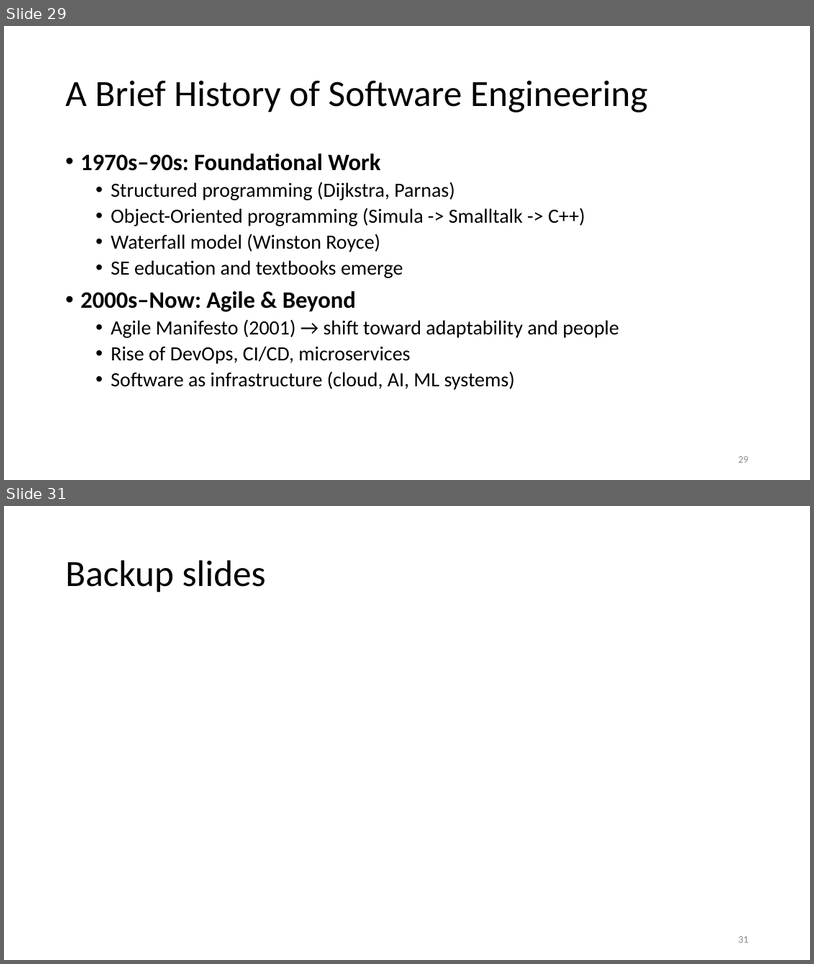
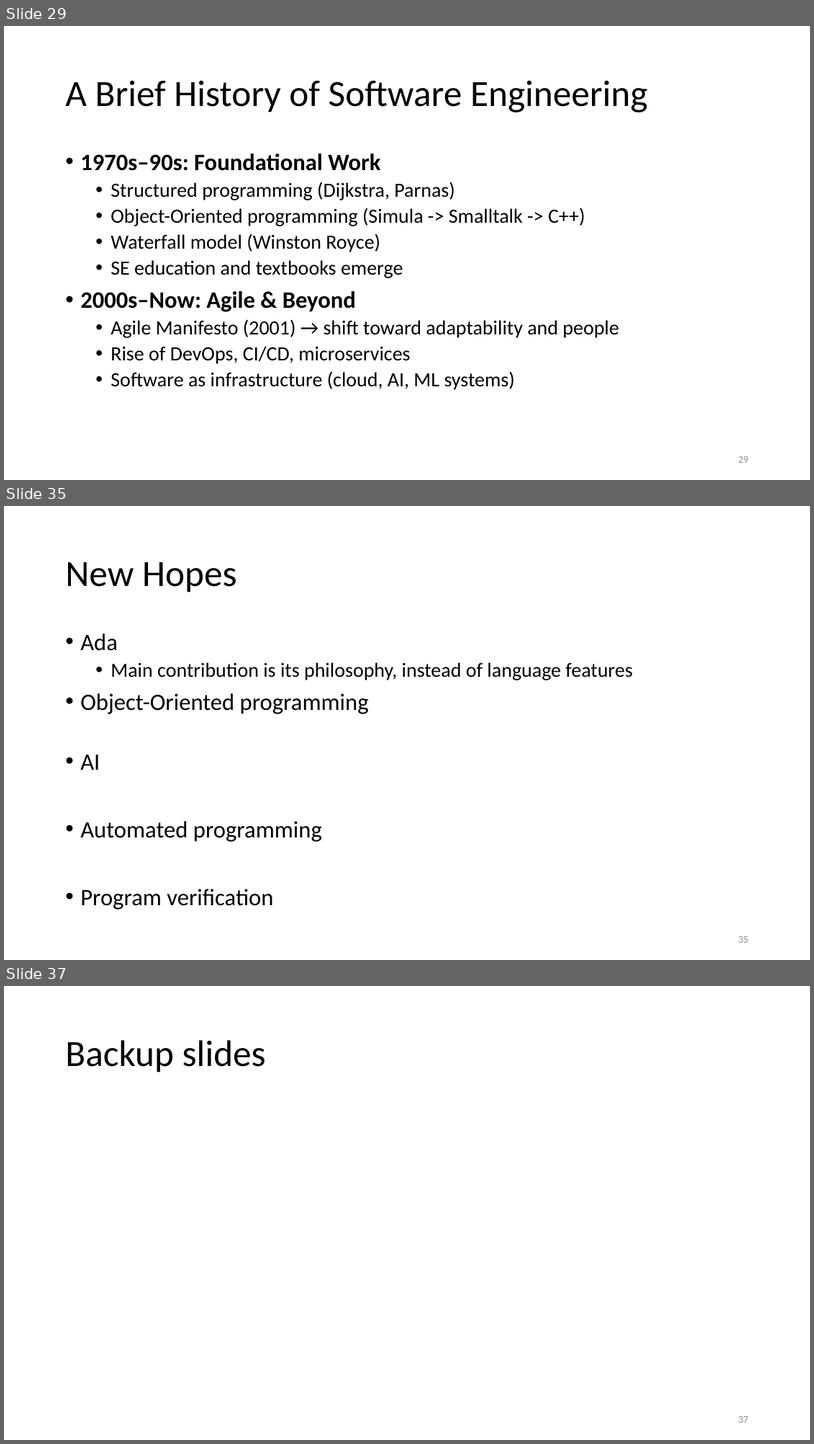
Before and after one commit to tongzhou80/cs6100, a slide deck: slides/Lecture1.pptx. Shown one above the other, each under a label of ours: slides 29 and 31 before the commit, slides 29, 35 and 37 after it; the slides between them are not shown. The pictures are 814x964 and 814x1444 pixels, drawn with LibreOffice and Linux fonts; fonts in the diff are those of the drawing; background and template pictures are left out. Boxes give left, top, right and bottom in pixels: in the first picture for what was removed or moved away, otherwise in the second. Text is boxed around its words. In the diff, an @@ line names an element or a change of style, - is before the commit and + after.

```diff
--- a/slides/Lecture1.pptx
+++ b/slides/Lecture1.pptx
@@ slide 35 added at (4,506,810,960), background #FFFFFF @@
@@ title added at (65,562,237,592), 44 pt, text #000000 @@
+New Hopes
@@ text added at (80,633,633,909), 28 pt, text #000000 @@
+• Ada
+  • Main contribution is its philosophy, instead of language features
+• Object-Oriented programming
+• AI
+• Automated programming
+• Program verification
@@ page number added at (738,936,748,942), 12 pt, text #8C8C8C @@
+35
@@ what was slide 31 is now slide 37 @@
@@ page number at (738,1416,748,1422): text changed @@
-31
+37
```
Also in this commit, not shown: 2 slides changed, 5 other slides added.
